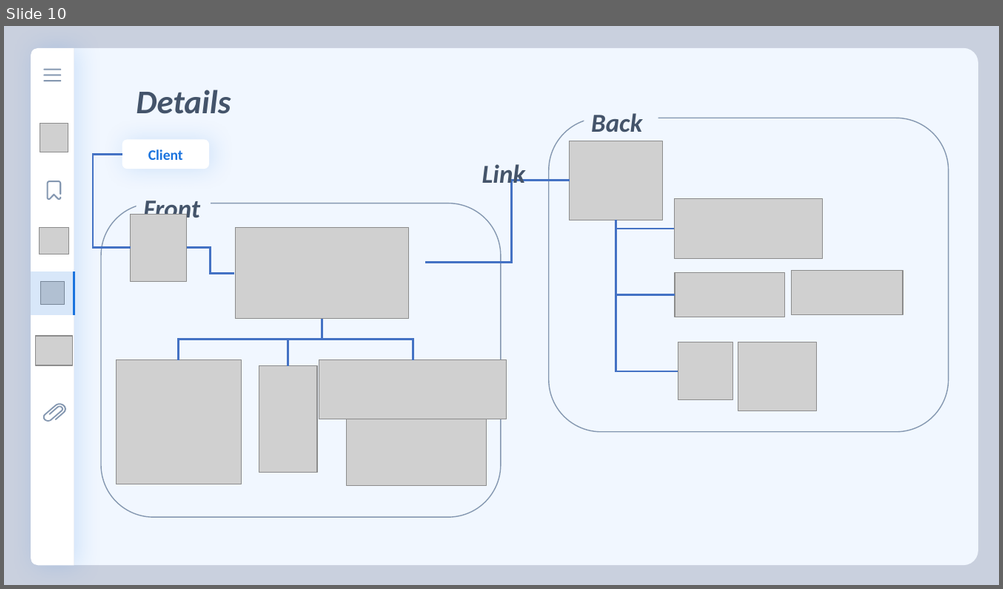
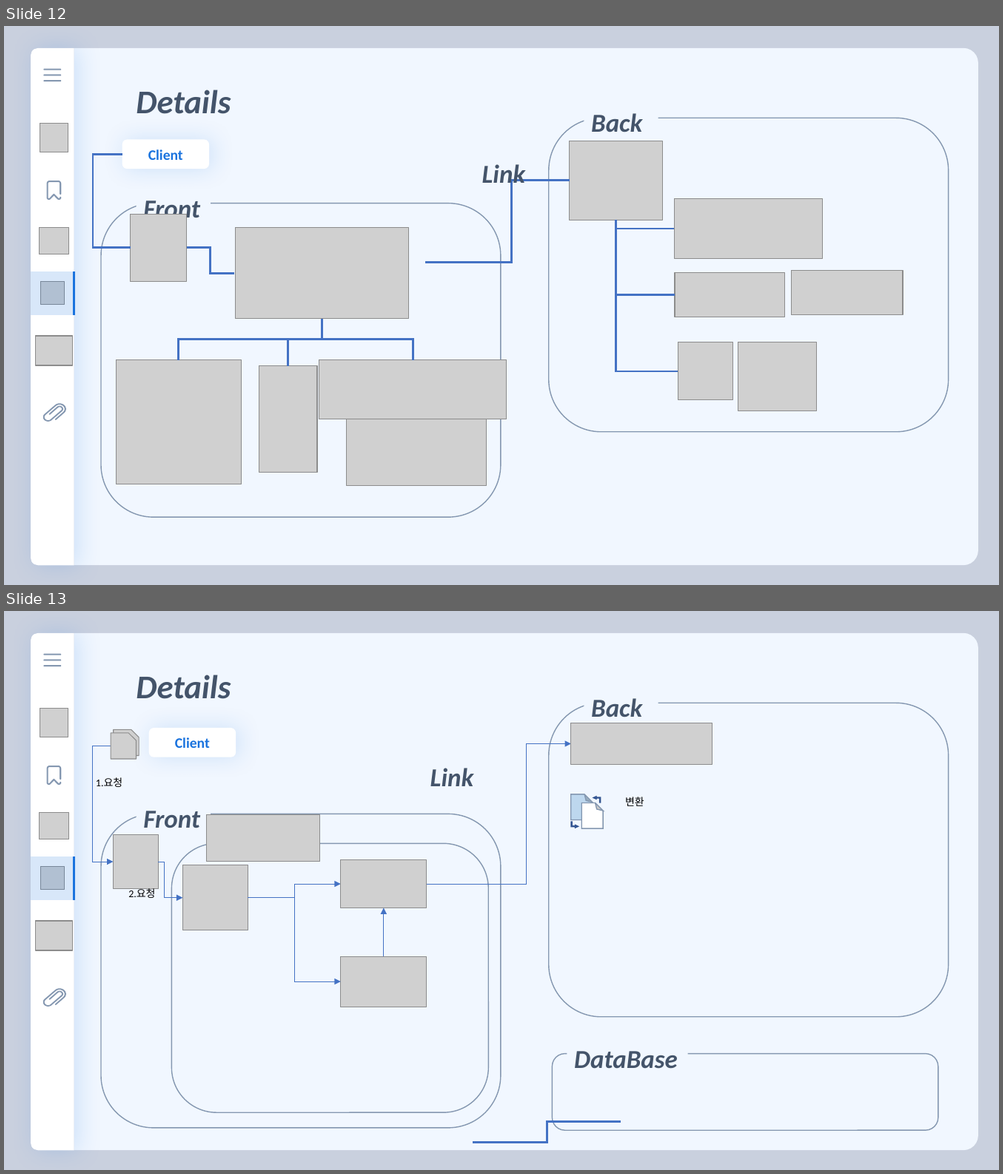
Before and after one commit to florentious/AutoGenerating_VariableName, a slide deck: Text/Presentation/presentation_ver0_91.pptm. Shown one above the other, each under a label of ours: slide 10 before the commit, slides 12 and 13 after it. The pictures are 1003x589 and 1003x1174 pixels, drawn with LibreOffice and Linux fonts; fonts in the diff are those of the drawing; grey boxes stand for pictures. Boxes give left, top, right and bottom in pixels: in the first picture for what was removed or moved away, otherwise in the second. Text is boxed around its words. In the diff, an @@ line names an element or a change of style, - is before the commit and + after.

```diff
--- a/Text/Presentation/presentation_ver0_91.pptm
+++ b/Text/Presentation/presentation_ver0_91.pptm
@@ slide 13 added at (4,611,999,1170), background #C9D0DE @@
@@ round same rect added at (74,633,979,1151), fill #F1F7FF @@
@@ text added at (136,675,230,699), 32 pt, text #44546A, bold, italic @@
+Details
@@ rectangle added at (583,672,658,722), fill #F1F7FF, 25 pt, text #44546A, bold, italic @@
+Back
@@ rounded rectangle added at (549,703,948,1017), fill #F1F7FF, outline #8497B0 1 pt @@
@@ picture added at (111,733,136,760) @@
@@ picture added at (114,729,139,756) @@
@@ rounded rectangle added at (149,728,236,758), fill #FFFFFF, 14 pt, text #1A73DE, bold @@
+Client
@@ elbow arrow added from (427, 884) to (571, 743), #4472C4 0.5 pt @@
@@ picture added at (571,723,712,765) @@
@@ elbow arrow added from (111, 746) to (113, 862), #4472C4 0.5 pt @@
@@ text added at (96,777,122,787), 10 pt, text #000000 @@
+1.요청
@@ text added at (430,768,474,786), 25 pt, text #44546A, bold, italic @@
+Link
@@ text added at (625,797,644,806), 10 pt, text #000000 @@
+변환
@@ rounded rectangle added at (101,814,501,1128), fill #F1F7FF, outline #8497B0 1 pt @@
@@ text added at (143,811,200,835), 25 pt, text #44546A, bold, italic @@
+Front
@@ picture added at (206,815,319,862) @@
@@ group added at (571,795,603,828): 2 folded corners, 2 bent up arrows @@
@@ picture added at (113,834,159,889) @@
@@ rounded rectangle added at (172,844,489,1113), fill #F1F7FF, outline #8497B0 1 pt @@
@@ table added at (31,857,74,900), 1 rows, 1 columns @@
+
@@ elbow arrow added from (159, 862) to (182, 898), #4472C4 0.5 pt @@
@@ picture added at (182,866,247,931) @@
@@ picture added at (341,860,427,908) @@
@@ text added at (128,889,155,898), 10 pt, text #000000 @@
+2.요청
@@ elbow arrow added from (248, 898) to (341, 982), #4472C4 0.5 pt @@
@@ elbow arrow added from (248, 898) to (341, 884), #4472C4 0.5 pt @@
@@ group added at (31,632,74,1150): 4 pictures, 3 rounded rectangles, 2 freeform shapes, 1 round same rect @@
@@ elbow arrow added from (384, 957) to (384, 908), #4472C4 0.5 pt @@
@@ picture added at (341,957,427,1006) @@
@@ rounded rectangle added at (552,1054,938,1131), fill #F1F7FF, outline #8497B0 1 pt @@
@@ text added at (574,1051,677,1068), 25 pt, text #44546A, bold, italic @@
+DataBase
@@ elbow line added from (472, 1143) to (621, 1122), #4472C4 2 pt @@
@@ what was slide 10 is now slide 12 @@
```
Also in this commit, not shown: 2 other slides added, 2 other files.
